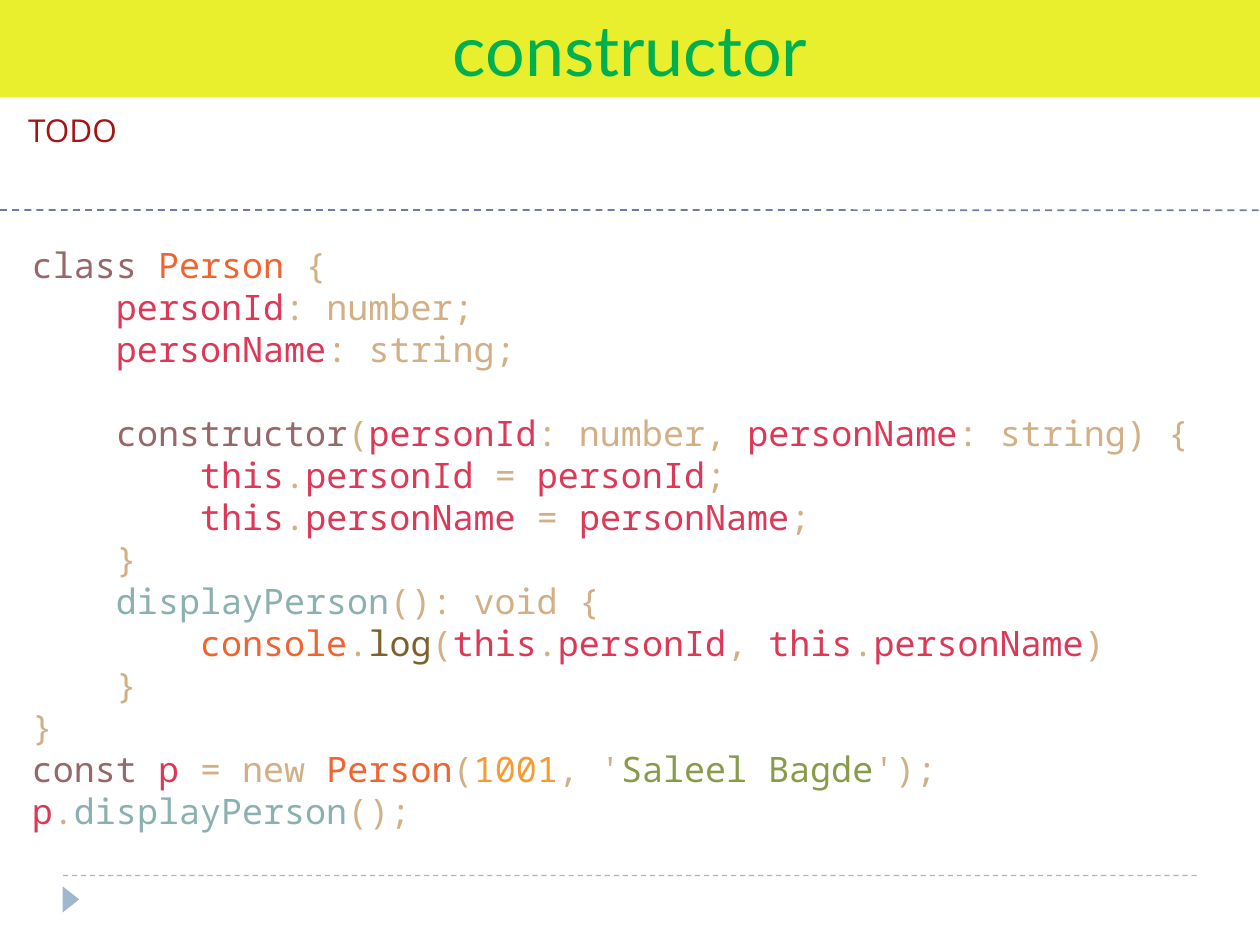
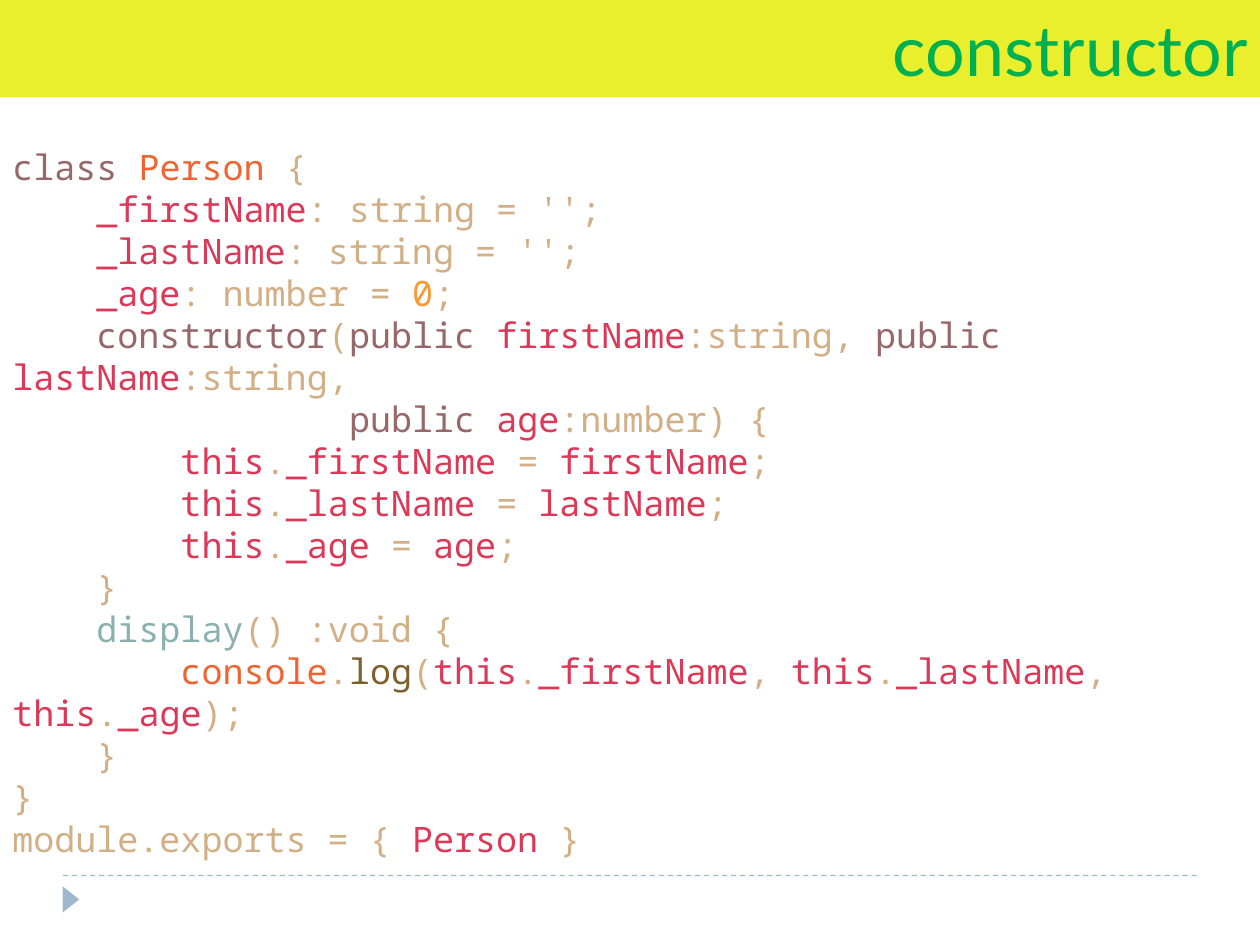
Before and after one commit to Saleel-Bagde/PPT-s, a slide deck: slide 40 of TypeScript.pptx (slide 27 before the commit). Drawn at 1260x945 pixels with LibreOffice and Linux fonts; fonts in the diff are those of the drawing. Boxes give left, top, right and bottom in pixels: in the first picture for what was removed or moved away, otherwise in the second. Text is boxed around its words. In the diff, an @@ line names an element or a change of style, - is before the commit and + after.

```diff
--- a/TypeScript.pptx
+++ b/TypeScript.pptx
@@ rectangle "constructor" at box(0, 0, 1260, 97): alignment centre to right @@
@@ text removed at box(28, 119, 117, 143) @@
-TODO
@@ text "class Person {": place and size @@
-text "class Person {" at box(32, 251, 1147, 833)
+text "class Person {" at box(12, 153, 1107, 735)
@@ text at box(12, 195, 1001, 567): text changed @@
-personId: number;
-personName: string;
-constructor(personId: number, personName: string) {
-this.personId = personId;
-this.personName = personName;
+_firstName: string = '';
+_lastName: string = '';
+_age: number = 0;
+constructor(public firstName:string, public lastName:string,
+public age:number) {
+this._firstName = firstName;
+this._lastName = lastName;
+this._age = age;
@@ line removed from (0, 210) to (1260, 210) @@
@@ text at box(12, 615, 1107, 735): text changed @@
-displayPerson(): void {
-console.log(this.personId, this.personName)
+display() :void {
+console.log(this._firstName, this._lastName, this._age);
@@ text at box(32, 755, 936, 833): text changed @@
-const p = new Person(1001, 'Saleel Bagde');
-p.displayPerson();
+module.exports = { Person }
```
Also in this commit, not shown: 25 other slides changed, 16 slides added, 1 slide removed, 3 other files.
